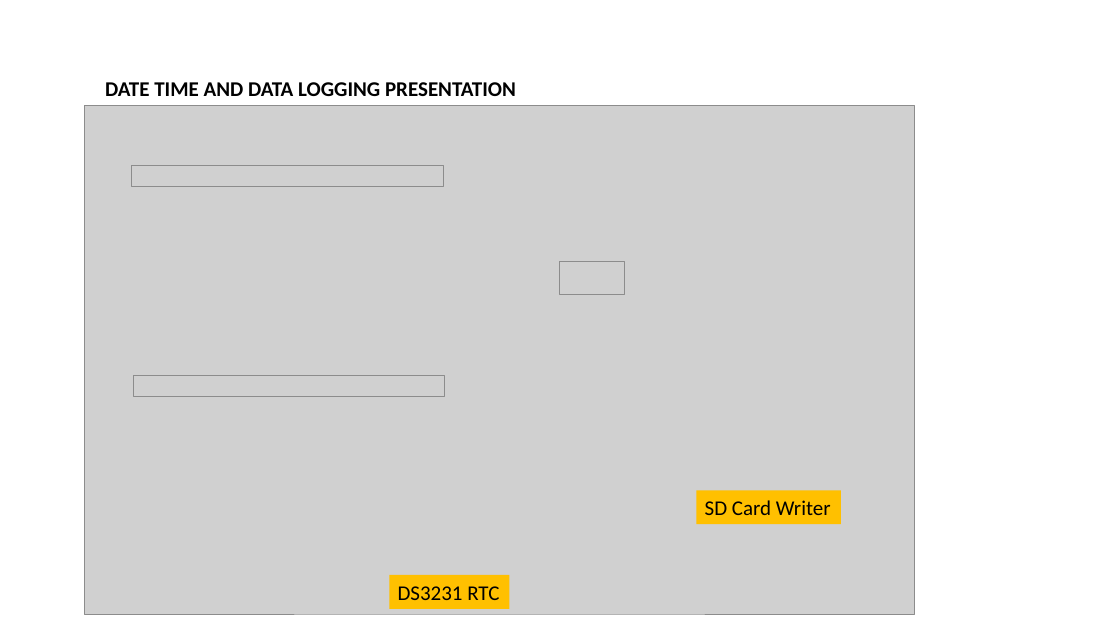
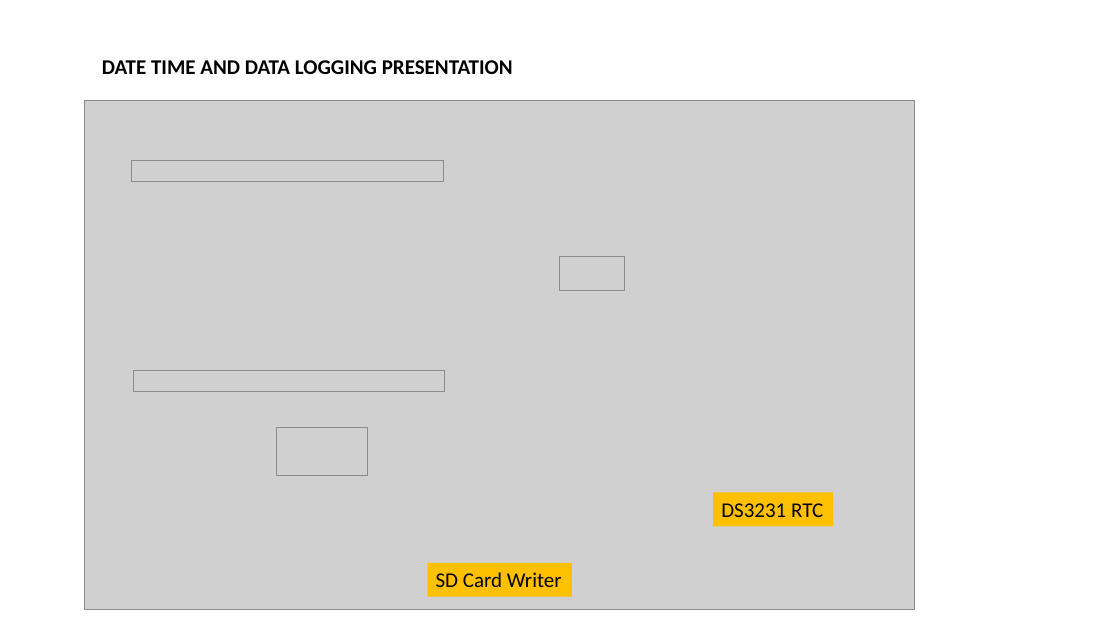
Before and after one commit to ssgoh/The-Pi-Club, a slide deck: slide 1 of Club Meetings 2026/2026 - 01 Jan 11th/Presentation1.pptx. Drawn at 1120x630 pixels with LibreOffice and Linux fonts; fonts in the diff are those of the drawing; grey boxes stand for pictures. Boxes give left, top, right and bottom in pixels: in the first picture for what was removed or moved away, otherwise in the second. Text is boxed around its words. In the diff, an @@ line names an element or a change of style, - is before the commit and + after.

```diff
--- a/Club Meetings 2026/2026 - 01 Jan 11th/Presentation1.pptx
+++ b/Club Meetings 2026/2026 - 01 Jan 11th/Presentation1.pptx
@@ text "DATE TIME AND DATA LOGGING ..." moved from (x1=105, y1=82, x2=516, y2=96) to (x1=102, y1=60, x2=513, y2=74) @@
@@ 4 pictures moved together from (x1=85, y1=106, x2=916, y2=614) to (x1=85, y1=101, x2=916, y2=609) @@
@@ picture added at (x1=276, y1=427, x2=368, y2=475) @@
@@ rectangle "DS3231 RTC" moved from (x1=389, y1=575, x2=509, y2=608) to (x1=713, y1=492, x2=833, y2=526) @@
@@ rectangle "SD Card Writer" moved from (x1=697, y1=491, x2=841, y2=524) to (x1=428, y1=563, x2=572, y2=597) @@
```
